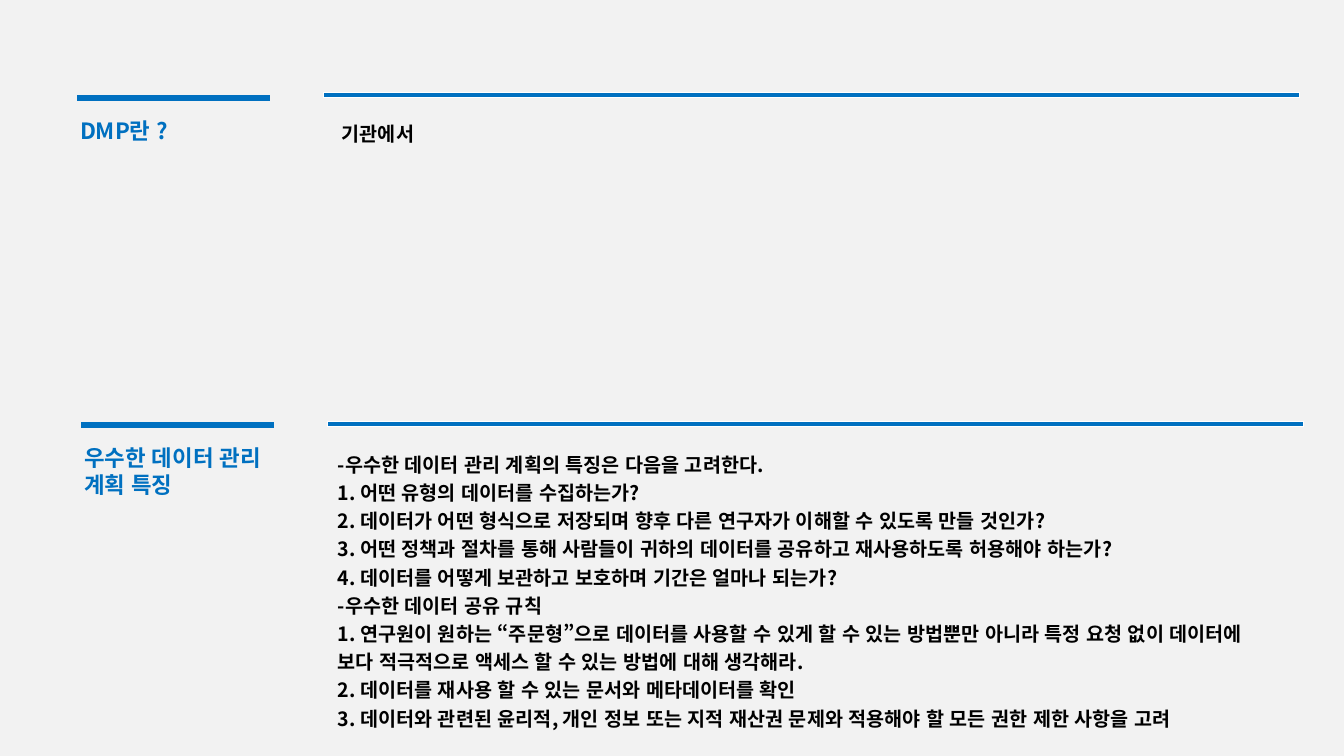
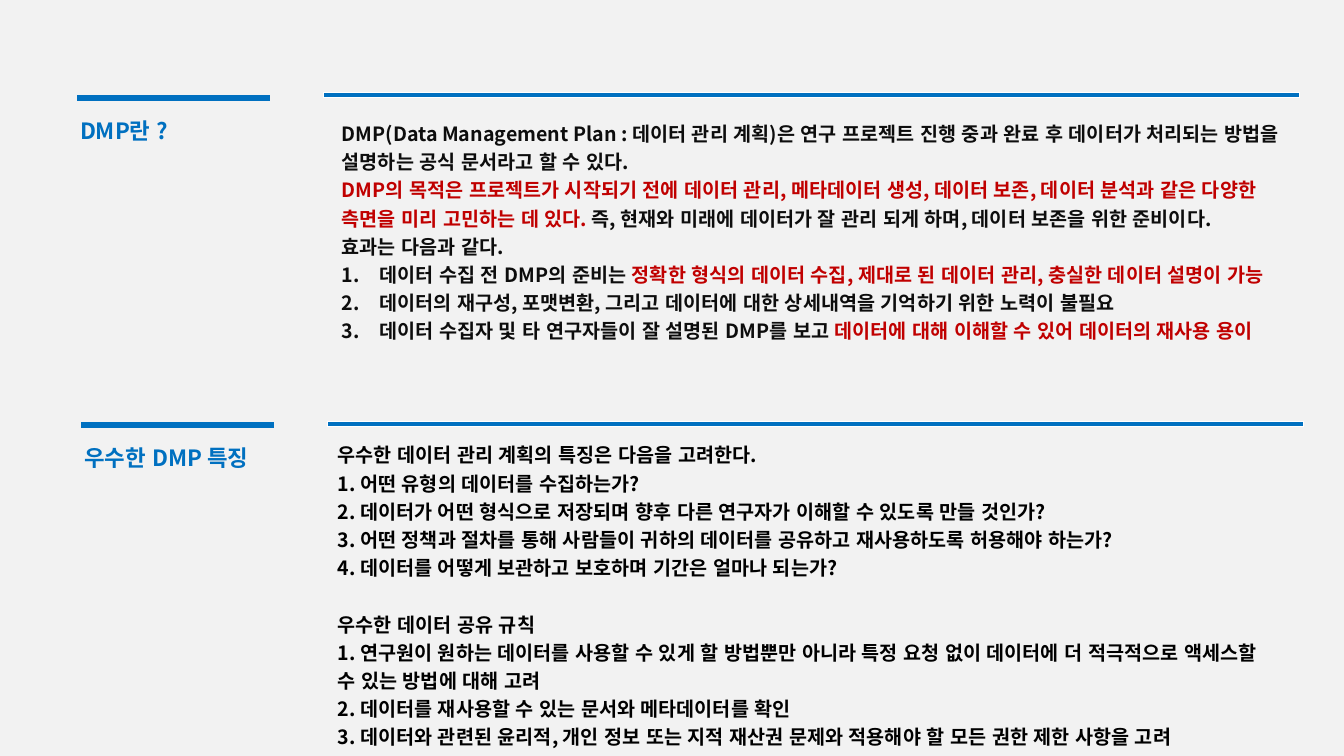
Before and after one commit to FL3Xxxx/kigm, a slide deck: slide 8 of DataMangementPlan.pptx (slide 6 before the commit). Drawn at 1344x756 pixels with LibreOffice and Linux fonts; fonts in the diff are those of the drawing. Boxes give left, top, right and bottom in pixels: in the first picture for what was removed or moved away, otherwise in the second. Text is boxed around its words. In the diff, an @@ line names an element or a change of style, - is before the commit and + after.

```diff
--- a/DataMangementPlan.pptx
+++ b/DataMangementPlan.pptx
@@ text at [342,124,1278,340]: text changed; text colour #000000 to #0D0D0D @@
-기관에서
+DMP(Data Management Plan : 데이터 관리 계획)은 연구 프로젝트 진행 중과 완료 후 데이터가 처리되는 방법을 설명하는 공식 문서라고 할 수 있다.
+DMP의 목적은 프로젝트가 시작되기 전에 데이터 관리, 메타데이터 생성, 데이터 보존, 데이터 분석과 같은 다양한 측면을 미리 고민하는 데 있다. 즉, 현재와 미래에 데이터가 잘 관리 되게 하며, 데이터 보존을 위한 준비이다.
+효과는 다음과 같다.
+1. 데이터 수집 전 DMP의 준비는 정확한 형식의 데이터 수집, 제대로 된 데이터 관리, 충실한 데이터 설명이 가능
+2. 데이터의 재구성, 포맷변환, 그리고 데이터에 대한 상세내역을 기억하기 위한 노력이 불필요
+3. 데이터 수집자 및 타 연구자들이 잘 설명된 DMP를 보고 데이터에 대해 이해할 수 있어 데이터의 재사용 용이
@@ text at [84,447,248,468]: text changed @@
-우수한 데이터 관리 계획 특징
+우수한 DMP 특징
@@ text "우수한 데이터 관리 계획의 특징은 ...": place and size @@
-text "우수한 데이터 관리 계획의 특징은 ..." at [338,455,1242,730]
+text "우수한 데이터 관리 계획의 특징은 ..." at [338,445,1256,748]
@@ text at [338,445,757,464]: text changed @@
--우수한 데이터 관리 계획의 특징은 다음을 고려한다.
+우수한 데이터 관리 계획의 특징은 다음을 고려한다.
@@ text at [338,615,1256,718]: text changed @@
--우수한 데이터 공유 규칙
-1. 연구원이 원하는 “주문형”으로 데이터를 사용할 수 있게 할 수 있는 방법뿐만 아니라 특정 요청 없이 데이터에 보다 적극적으로 액세스 할 수 있는 방법에 대해 생각해라.
-2. 데이터를 재사용 할 수 있는 문서와 메타데이터를 확인
+우수한 데이터 공유 규칙
+1. 연구원이 원하는 데이터를 사용할 수 있게 할 방법뿐만 아니라 특정 요청 없이 데이터에 더 적극적으로 액세스할 수 있는 방법에 대해 고려
+2. 데이터를 재사용할 수 있는 문서와 메타데이터를 확인
```
Also in this commit, not shown: 9 other slides changed, 6 slides added, 1 slide removed, 1 other file.
